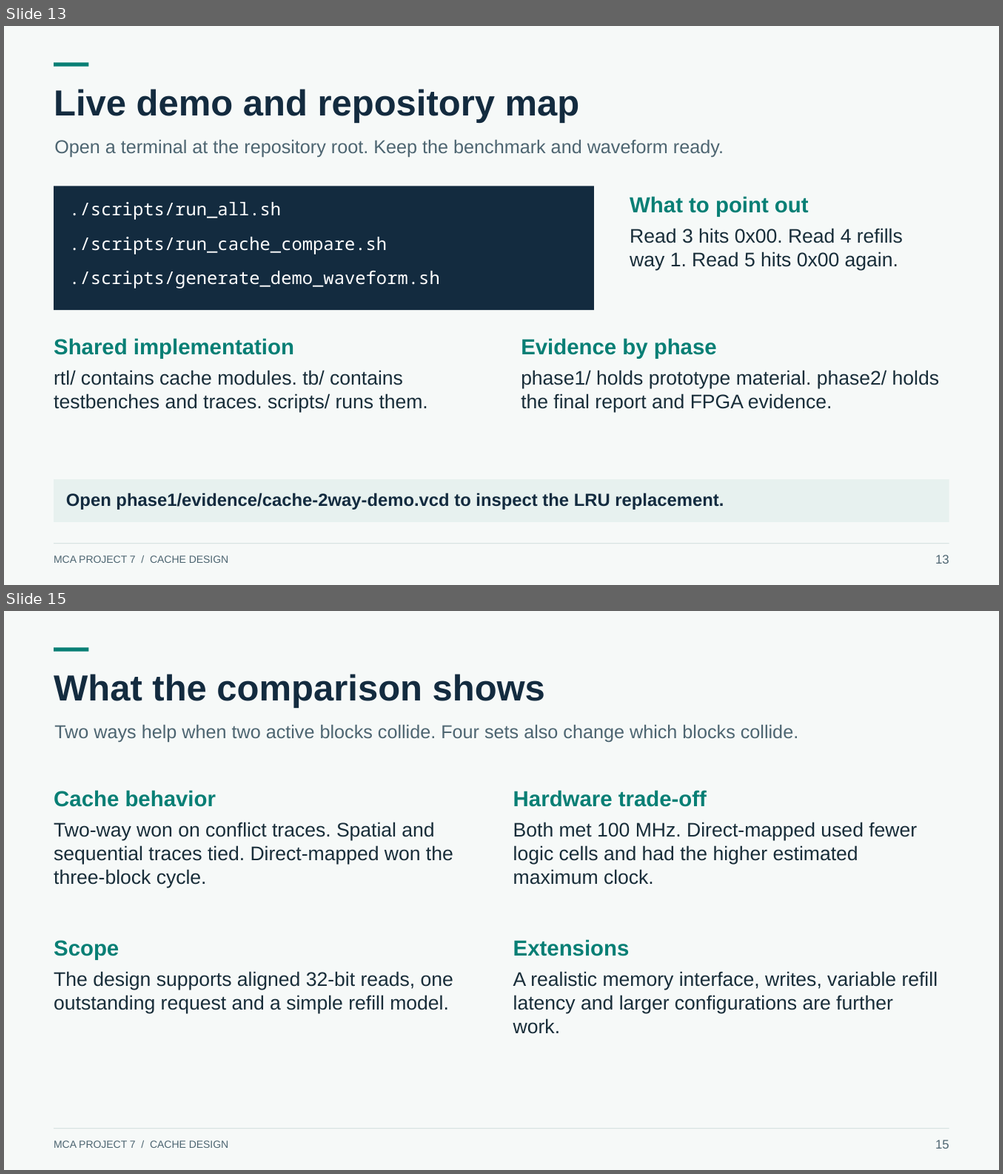
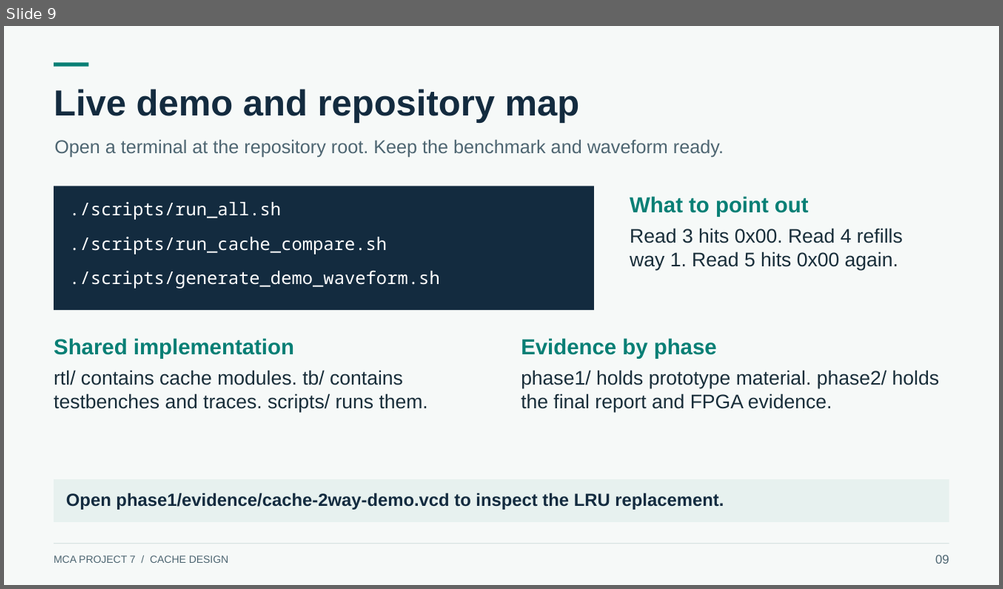
Before and after one commit to Kushal425/MCA-Project7-Team-5-1-MUX, a slide deck: phase2/presentation/MCA-Project7-Presentation.pptx. Shown one above the other, each under a label of ours: slides 13 and 15 before the commit, slide 9 after it; the slides between them are not shown. The pictures are 1003x1174 and 1003x589 pixels, drawn with LibreOffice and Linux fonts; fonts in the diff are those of the drawing. Boxes give left, top, right and bottom in pixels: in the first picture for what was removed or moved away, otherwise in the second. Text is boxed around its words. In the diff, an @@ line names an element or a change of style, - is before the commit and + after.

```diff
--- a/phase2/presentation/MCA-Project7-Presentation.pptx
+++ b/phase2/presentation/MCA-Project7-Presentation.pptx
@@ slide 15 removed at box(4, 611, 999, 1170), background #F6F9F8 @@
@@ rectangle removed at box(54, 647, 89, 651) @@
@@ text removed at box(54, 674, 545, 708) @@
-What the comparison shows
@@ text removed at box(54, 724, 798, 742) @@
-Two ways help when two active blocks collide. Four sets also change which blocks collide.
@@ text removed at box(54, 790, 216, 807) @@
-Cache behavior
@@ text removed at box(513, 790, 706, 807) @@
-Hardware trade-off
@@ text removed at box(54, 822, 453, 889) @@
-Two-way won on conflict traces. Spatial and sequential traces tied. Direct-mapped won the three-block cycle.
@@ text removed at box(513, 822, 916, 885) @@
-Both met 100 MHz. Direct-mapped used fewer logic cells and had the higher estimated maximum clock.
@@ text removed at box(54, 940, 119, 960) @@
-Scope
@@ text removed at box(513, 940, 629, 957) @@
-Extensions
@@ text removed at box(54, 971, 453, 1014) @@
-The design supports aligned 32-bit reads, one outstanding request and a simple refill model.
@@ text removed at box(513, 971, 938, 1034) @@
-A realistic memory interface, writes, variable refill latency and larger configurations are further work.
@@ text removed at box(54, 1141, 228, 1148) @@
-MCA PROJECT 7 / CACHE DESIGN
@@ rectangle removed at box(54, 1129, 949, 1130) @@
@@ text removed at box(935, 1140, 949, 1149) @@
-15
@@ what was slide 13 is now slide 9 @@
@@ slide 9 changed as well @@
@@ text at box(935, 555, 949, 564): text changed @@
-13
+09
```
Also in this commit, not shown: 8 other slides changed, 4 other slides removed.
